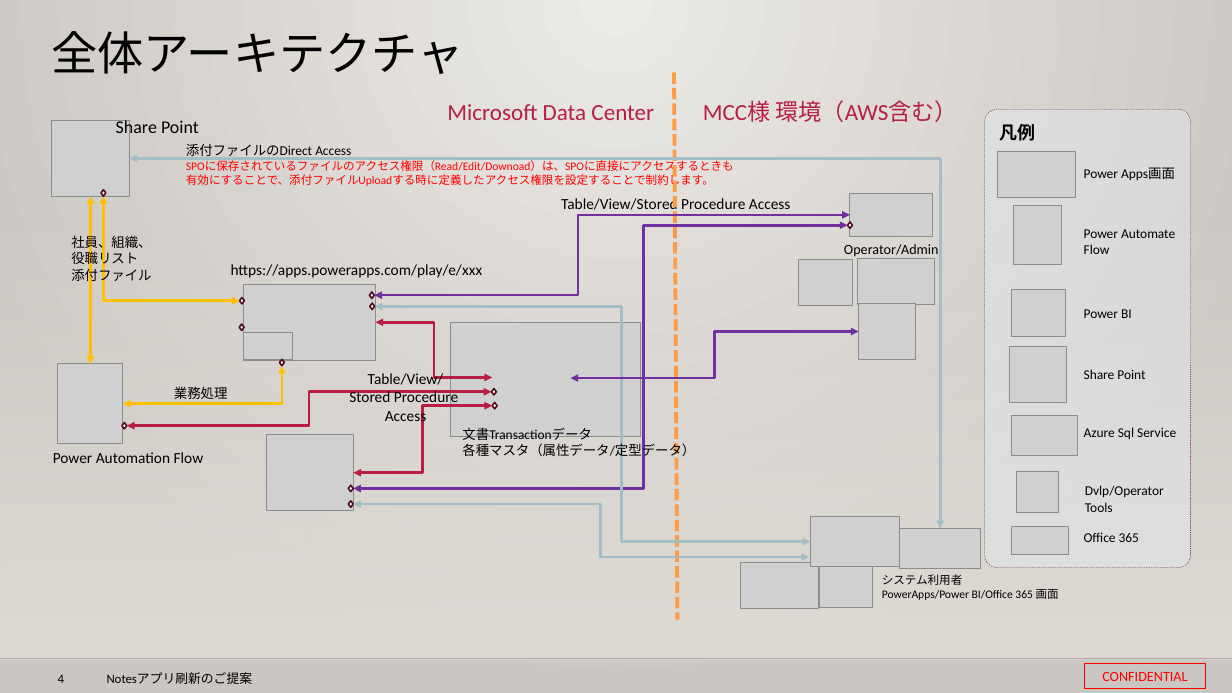
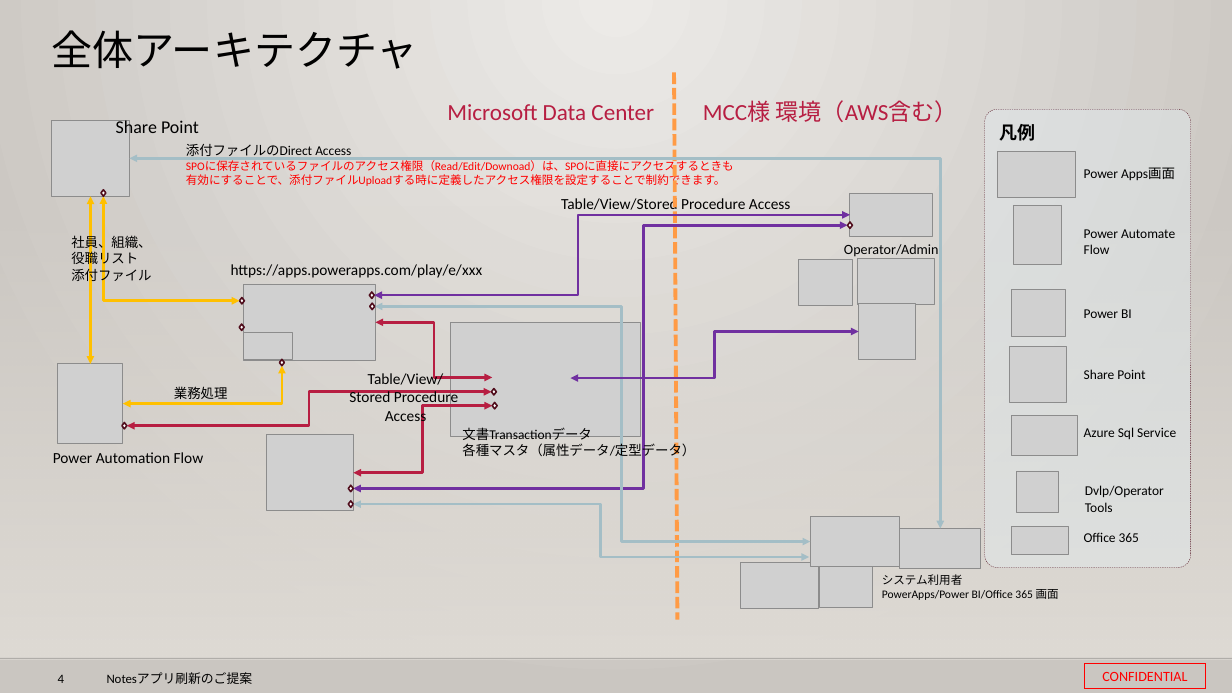
Before and after one commit to 0494938/Notes--CMS-Online, a slide deck: slide 4 of Notesアプリ刷新プロジェクト提案見積もり.v3 (要約付き).pptx. Drawn at 1232x693 pixels with LibreOffice and Linux fonts; fonts in the diff are those of the drawing; grey boxes stand for pictures; background and template pictures are left out. Boxes give left, top, right and bottom in pixels: in the first picture for what was removed or moved away, otherwise in the second. Text is boxed around its words. In the diff, an @@ line names an element or a change of style, - is before the commit and + after.

```diff
--- a/Notesアプリ刷新プロジェクト提案見積もり.v3 (要約付き).pptx
+++ b/Notesアプリ刷新プロジェクト提案見積もり.v3 (要約付き).pptx
@@ title "全体アーキテクチャ" at bbox=[51, 30, 418, 69]: size 36 to 32 pt @@
@@ text at bbox=[186, 160, 734, 188]: text changed @@
-SPOに保存されているファイルのアクセス権限（Read/Edit/Downoad）は、SPOに直接にアクセスするときも有効にすることで、添付ファイルUploadする時に定義したアクセス権限を設定することで制約します。
+SPOに保存されているファイルのアクセス権限（Read/Edit/Downoad）は、SPOに直接にアクセスするときも有効にすることで、添付ファイルUploadする時に定義したアクセス権限を設定することで制約できます。
```
Also in this commit, not shown: 12 other slides changed, 1 other file.
